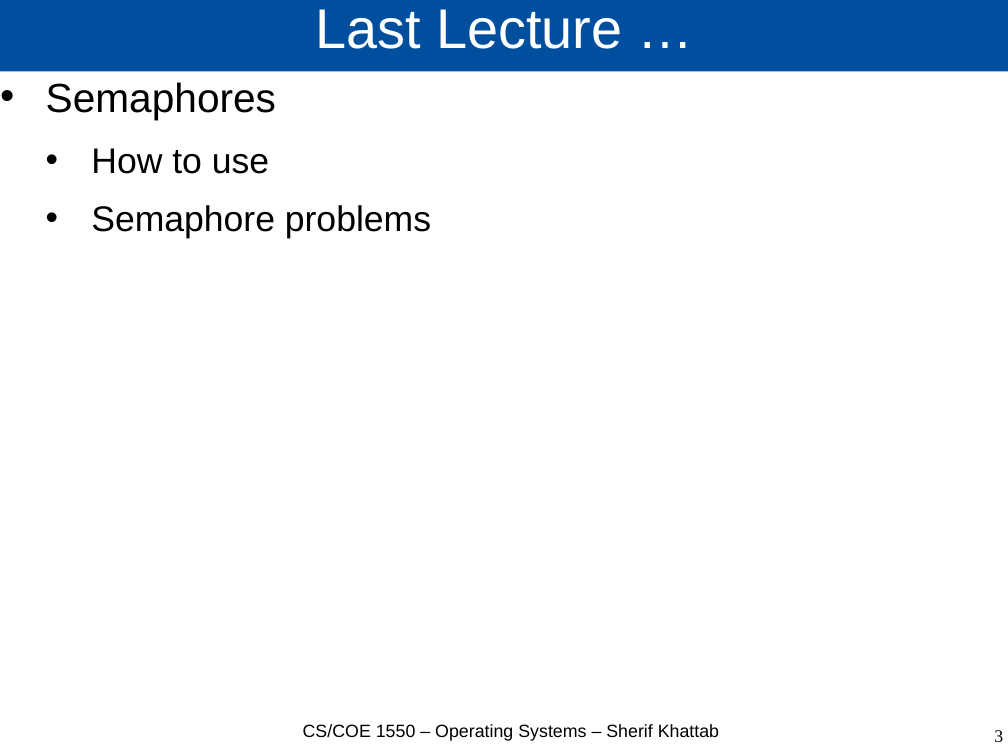
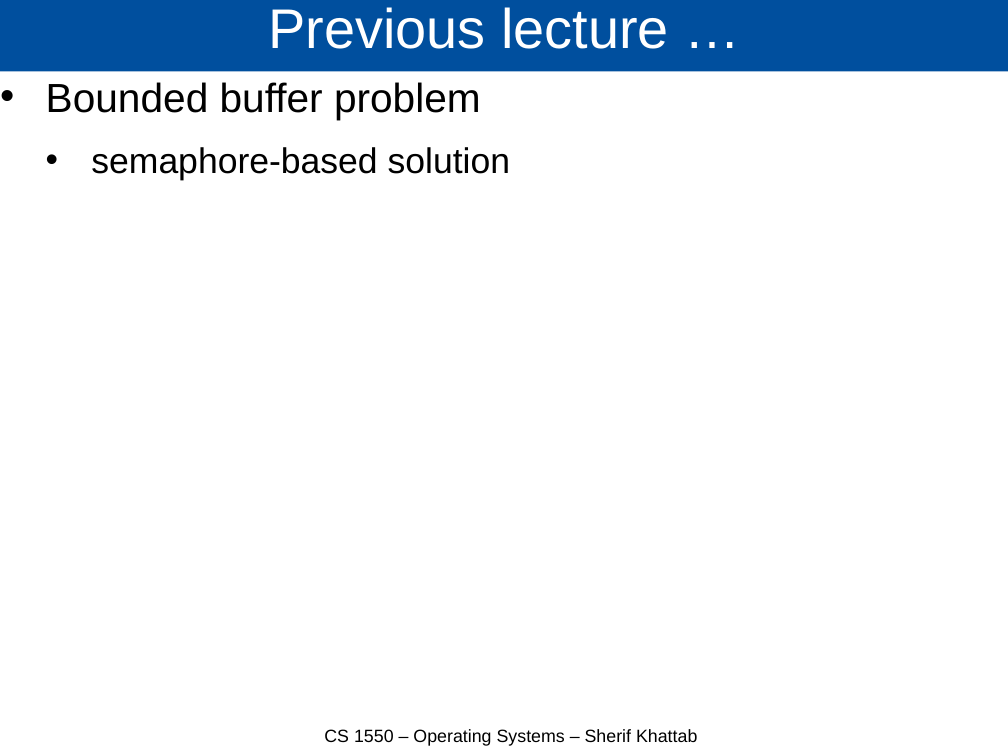
Before and after one commit to cs1550-2224/cs1550-code-handouts, a slide deck: slide 3 of DraftSlides/Lecture7.pptx. Drawn at 1008x756 pixels with LibreOffice and Linux fonts; fonts in the diff are those of the drawing. Boxes give left, top, right and bottom in pixels: in the first picture for what was removed or moved away, otherwise in the second. Text is boxed around its words. In the diff, an @@ line names an element or a change of style, - is before the commit and + after.

```diff
--- a/DraftSlides/Lecture7.pptx
+++ b/DraftSlides/Lecture7.pptx
@@ title at box(269, 7, 669, 49): text changed @@
-Last Lecture …
+Previous lecture …
@@ text at box(46, 82, 510, 181): text changed @@
-• Semaphores
-  • How to use
-  • Semaphore problems
+• Bounded buffer problem
+  • semaphore-based solution
@@ text at box(324, 729, 697, 746): text changed @@
-CS/COE 1550 – Operating Systems – Sherif Khattab
+CS 1550 – Operating Systems – Sherif Khattab
@@ page number removed at box(994, 730, 1003, 742) @@
-3
```
Also in this commit, not shown: 3 other slides changed, 7 slides added, 2 slides removed, 1 other file.
